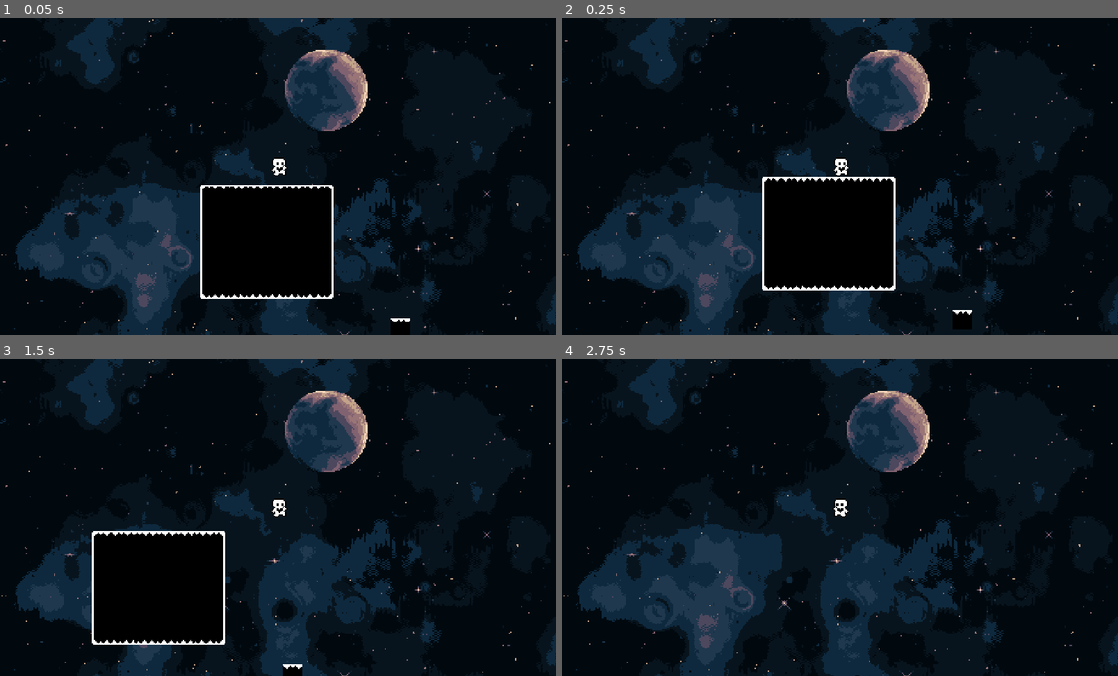
Above: before the commit, frames 1-4 (two rows, left to right).
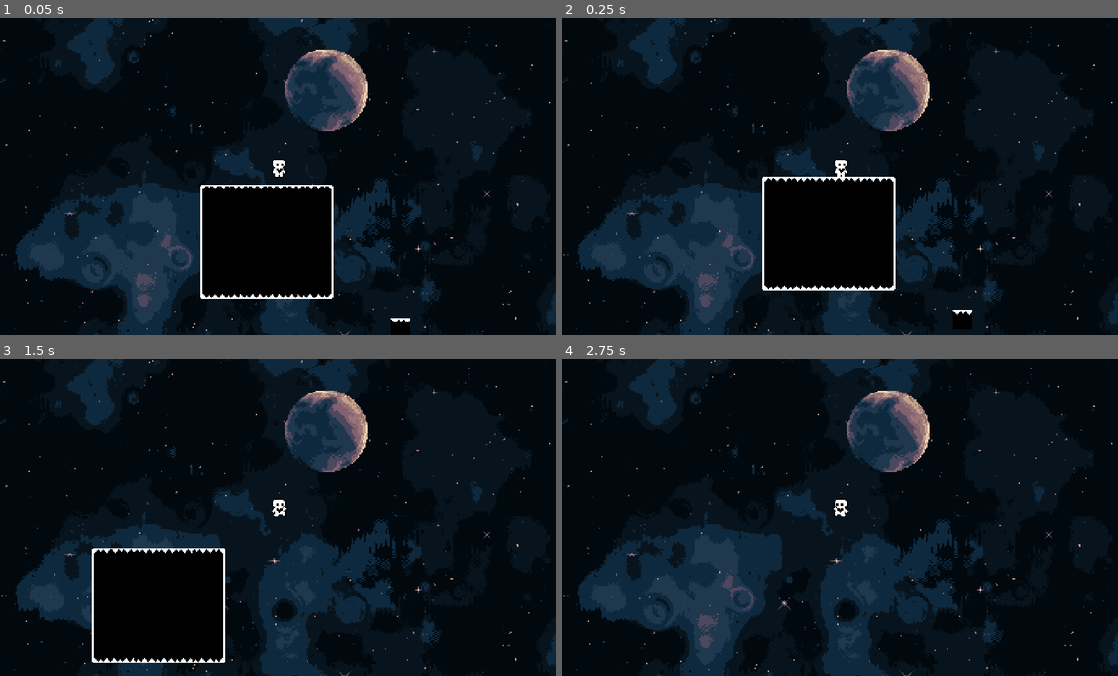
Above: after the commit, the same moments.

Repository: vickraz/Gravity-platformer-OWN
Game: Godot game, scene res://Scenes/test_level.tscn
Same seed, same stepped clock (60 frames per second), same inputs: the game is played once before the commit and once after it.
Inputs:
- Up to frame 1 (0.05 s): no input
- Up to frame 2 (0.25 s): no input
- Up to frame 3 (1.5 s): tap Enter at 0.5 s; hold Right (ui_right) from 0.53 s (still down); tap Space (Jump) at 0.6, 0.77, 1.07, 1.35 s
- Up to frame 4 (2.75 s): tap Space (Jump) at 1.52, 1.82, 2.1 s; release Right (ui_right) at 2.03 s; hold Left (ui_left) from 2.03 s (still down)

The runs differ from the first frame. In frame 1, less than 0.1% of the frame differs, in the area x 48-52%, y 43-51%; in frame 2, less than 0.1%; in frame 3, 2.8%, in the area x 16-55%, y 54-100%; in frame 4, nothing differs.

Commit message:
Edge movement improved and player animations added

Diff:
--- a/gravity-platformer/Scenes/player.tscn
+++ b/gravity-platformer/Scenes/player.tscn
@@ -1,11 +1,83 @@
-[gd_scene load_steps=4 format=3 uid="uid://m4ikfk82vov5"]
+[gd_scene load_steps=9 format=3 uid="uid://m4ikfk82vov5"]
 
 [ext_resource type="Script" uid="uid://du81e6atdhf44" path="res://Scripts/player.gd" id="1_cvnsp"]
 [ext_resource type="Texture2D" uid="uid://cv5my1m72mpcr" path="res://Assets/player.png" id="1_v0iea"]
 
 [sub_resource type="CapsuleShape2D" id="CapsuleShape2D_cvnsp"]
-radius = 13.0
+radius = 11.0
 height = 48.0
+
+[sub_resource type="Animation" id="Animation_cvnsp"]
+resource_name = "Idle"
+tracks/0/type = "value"
+tracks/0/imported = false
+tracks/0/enabled = true
+tracks/0/path = NodePath("Sprite2D:frame")
+tracks/0/interp = 1
+tracks/0/loop_wrap = true
+tracks/0/keys = {
+"times": PackedFloat32Array(0),
+"transitions": PackedFloat32Array(1),
+"update": 1,
+"values": [0]
+}
+
+[sub_resource type="Animation" id="Animation_6t5aa"]
+resource_name = "Walk"
+length = 0.5
+loop_mode = 1
+step = 0.1
+tracks/0/type = "value"
+tracks/0/imported = false
+tracks/0/enabled = true
+tracks/0/path = NodePath("Sprite2D:frame")
+tracks/0/interp = 1
+tracks/0/loop_wrap = true
+tracks/0/keys = {
+"times": PackedFloat32Array(0, 0.0978934, 0.202132, 0.3, 0.4),
+"transitions": PackedFloat32Array(1, 1, 1, 1, 1),
+"update": 1,
+"values": [1, 2, 3, 4, 5]
+}
+
+[sub_resource type="Animation" id="Animation_vgqql"]
+length = 0.001
+tracks/0/type = "value"
+tracks/0/imported = false
+tracks/0/enabled = true
+tracks/0/path = NodePath("Sprite2D:frame")
+tracks/0/interp = 1
+tracks/0/loop_wrap = true
+tracks/0/keys = {
+"times": PackedFloat32Array(0),
+"transitions": PackedFloat32Array(1),
+"update": 1,
+"values": [2]
+}
+
+[sub_resource type="Animation" id="Animation_fkybt"]
+resource_name = "Jump"
+step = 0.1
+tracks/0/type = "value"
+tracks/0/imported = false
+tracks/0/enabled = true
+tracks/0/path = NodePath("Sprite2D:frame")
+tracks/0/interp = 1
+tracks/0/loop_wrap = true
+tracks/0/keys = {
+"times": PackedFloat32Array(0),
+"transitions": PackedFloat32Array(1),
+"update": 1,
+"values": [6]
+}
+
+[sub_resource type="AnimationLibrary" id="AnimationLibrary_x3wgy"]
+_data = {
+&"Idle": SubResource("Animation_cvnsp"),
+&"Jump": SubResource("Animation_fkybt"),
+&"RESET": SubResource("Animation_vgqql"),
+&"Walk": SubResource("Animation_6t5aa")
+}
 
 [node name="Player" type="CharacterBody2D"]
 collision_layer = 2
@@ -20,22 +92,26 @@
 scale = Vector2(3, 3)
 texture = ExtResource("1_v0iea")
 hframes = 7
-frame = 6
+frame = 2
 
 [node name="AnimationPlayer" type="AnimationPlayer" parent="."]
+libraries = {
+&"": SubResource("AnimationLibrary_x3wgy")
+}
+autoplay = "Idle"
 
 [node name="Camera2D" type="Camera2D" parent="."]
 
 [node name="LeftRay" type="RayCast2D" parent="."]
-position = Vector2(-9, 0)
-target_position = Vector2(0, 19)
+position = Vector2(-11, -2)
+target_position = Vector2(0, 20)
 
 [node name="RightRay" type="RayCast2D" parent="."]
-position = Vector2(9, 0)
-target_position = Vector2(0, 19)
+position = Vector2(11, -2)
+target_position = Vector2(0, 20)
 
 [node name="RotationCooldown" type="Timer" parent="."]
-wait_time = 0.5
+wait_time = 0.1
 one_shot = true
 
 [connection signal="timeout" from="RotationCooldown" to="." method="_on_rotation_cooldown_timeout"]
--- a/gravity-platformer/Scripts/player.gd
+++ b/gravity-platformer/Scripts/player.gd
@@ -4,9 +4,9 @@
 
 const SPEED = 300.0
 const ACC = 1500.0
-const JUMP_VELOCITY = 600.0
+const JUMP_VELOCITY = 650.0
 const GRAVITY = 1250
-const EDGE_SPEED = 30
+const EDGE_SPEED = 150
 
 
 @onready var anim: AnimationPlayer = $AnimationPlayer
@@ -15,13 +15,14 @@
 @onready var left_ray: RayCast2D = $LeftRay
 @onready var right_ray: RayCast2D = $RightRay
 
-var state: int = IDLE
+var state: int = AIR
 
 var can_rotate = true
-var rotational_direction = "right"
+#var rotational_direction = "right"
 
 
 func _physics_process(delta: float) -> void:
+	print(state)
 	match state:
 		IDLE:
 			_idle_state(delta)
@@ -47,7 +48,7 @@
 
 		#ADDING GRAVITY
 		velocity.y +=  GRAVITY * delta
-	if up_direction.is_equal_approx(Vector2.DOWN):
+	elif up_direction.is_equal_approx(Vector2.DOWN):
 		if input_x != 0:
 			velocity.x = move_toward(velocity.x, -input_x*SPEED, 2*ACC*delta)
 		else:
@@ -71,6 +72,7 @@
 
 		#ADDING GRAVITY
 		velocity.x += -sign(up_direction.x) * GRAVITY * delta
+
 	#MOVING THE PLAYER
 	move_and_slide()
 
@@ -80,15 +82,16 @@
 		velocity.y = SPEED
 	elif up_direction.is_equal_approx(Vector2.DOWN):
 		velocity.x = EDGE_SPEED
-		velocity.y = -SPEED
+		velocity.y = -SPEED - 200
 	elif up_direction.is_equal_approx(Vector2.RIGHT):
+		velocity.y = -EDGE_SPEED
+		velocity.x = -SPEED - 200
+	elif up_direction.is_equal_approx(Vector2.LEFT):
 		velocity.y = EDGE_SPEED
-		velocity.x = -SPEED
-	elif up_direction.is_equal_approx(Vector2.LEFT):
-		velocity.y = -EDGE_SPEED
-		velocity.x = SPEED
+		velocity.x = SPEED + 200
 	up_direction = up_direction.rotated(-PI/2)
-	rotation_degrees -= 90
+	var tween = get_tree().create_tween()
+	tween.tween_property(self, "rotation_degrees", rotation_degrees - 90, 0.1)
 	can_rotate = false
 	$RotationCooldown.start()
 
@@ -107,7 +110,9 @@
 		velocity.y = -EDGE_SPEED
 		velocity.x = SPEED
 	up_direction = up_direction.rotated(PI/2)
-	rotation_degrees += 90
+	#rotation_degrees += 90
+	var tween = get_tree().create_tween()
+	tween.tween_property(self, "rotation_degrees", rotation_degrees + 90, 0.1)
 	can_rotate = false
 	$RotationCooldown.start()
 
@@ -117,28 +122,39 @@
 		_enter_air_state()
 	var input_x = Input.get_axis("ui_left", "ui_right")
 	_update_direction(input_x)
+
+	#CHECK FOR EDGES
+	if not left_ray.is_colliding() and right_ray.is_colliding():
+		if can_rotate and sign(input_x) == -1:#is_equal_approx(up_direction.rotated(-PI/2).angle(), velocity.angle()):
+			_rotate_left()
+	elif left_ray.is_colliding() and not right_ray.is_colliding():
+		if can_rotate and sign(input_x) == 1:#is_equal_approx(up_direction.rotated(PI/2).angle(), velocity.angle()):
+			_rotate_right()
+
 	_movement(input_x, delta)
 
 	if not is_on_floor():
-		state = AIR
-	elif velocity.x != 0:
-		state = WALK
+		_enter_air_state(false)
+	elif velocity.length() != 0:
+		_enter_walk_state()
 
 func _walk_state(delta: float) -> void:
 	if Input.is_action_just_pressed("Jump"):
 		_enter_air_state()
 	var input_x = Input.get_axis("ui_left", "ui_right")
 	_update_direction(input_x)
+
+
 	_movement(input_x, delta)
-
+	#CHECK FOR EDGES
 	if not left_ray.is_colliding() and right_ray.is_colliding():
 		if can_rotate and is_equal_approx(up_direction.rotated(-PI/2).angle(), velocity.angle()):
 			_rotate_left()
 	elif left_ray.is_colliding() and not right_ray.is_colliding():
 		if can_rotate and is_equal_approx(up_direction.rotated(PI/2).angle(), velocity.angle()):
 			_rotate_right()
-	elif velocity.x == 0:
-		state = IDLE
+	if velocity.x == 0:
+		_enter_idle_state()
 
 func _air_state(delta: float):
 	var input_x = Input.get_axis("ui_left", "ui_right")
@@ -146,16 +162,26 @@
 	_movement(input_x, delta)
 
 	if is_on_floor() and velocity.x != 0:
-		state = WALK
+		_enter_walk_state()
 	elif is_on_floor():
-		state = IDLE
+		_enter_idle_state()
 
 
 ############### ENTER STATES ############################
-func _enter_air_state() ->void:
+func _enter_air_state(jump = true) ->void:
 	state = AIR
-	velocity += up_direction * JUMP_VELOCITY
-	print(velocity)
+	if jump:
+		velocity += up_direction * JUMP_VELOCITY
+	anim.play("Jump")
+
+func _enter_walk_state() -> void:
+	state = WALK
+	anim.play("Walk")
+
+func _enter_idle_state():
+	state = IDLE
+	anim.play("Idle")
+
 
 ################## SIGNALS ###############################
 func _on_rotation_cooldown_timeout() -> void:
Not shown, changed: gravity-platformer/.DS_Store
